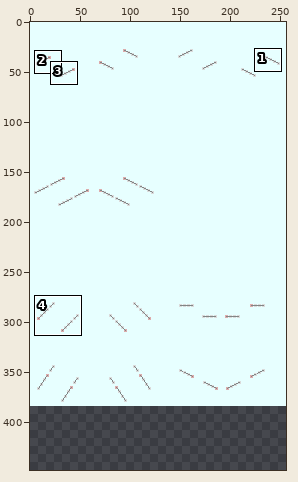
One commit to this sprite sheet: making_file/pulley_bottom_under.png. The picture above shows the old version from afar; the outline marks the close-up.
Close-up. As it was:
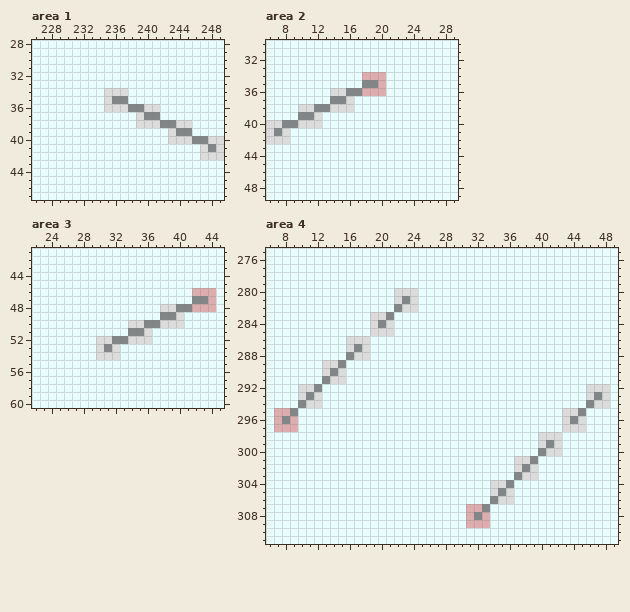
The file is 256x384 pixels. Colours within 5 levels of each other are drawn and written as one. Shown: area 1: x 226..249, y 28..47; area 2: x 6..29, y 30..49; area 3: x 22..45, y 41..60; area 4: x 6..49, y 275..311. The old version is drawn lined up with the new one, on the new canvas. The commit also changed other parts of the picture, which this record leaves out.
And afterwards:
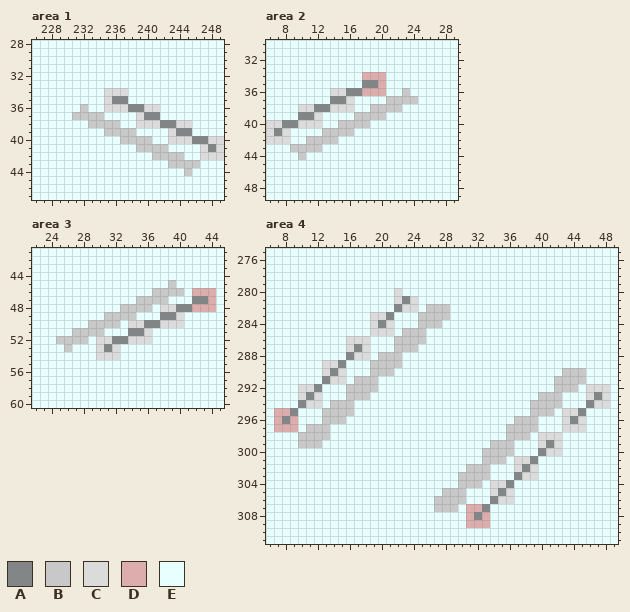
Palette (. is transparent): A #828686  B #c8c8c8  C #dbdbdb  D #ddacac  E #e7ffff
Edits made:
canvas 256x384 -> 256x448
Area 1:
y 36: x 232 E -> B
y 37: x 231..234 EEEE -> BBBB
y 38: x 233..236 EEEE -> BBBB
y 39: x 235..238 EEEE -> BBBB
y 40: x 237..240 EEEE -> BBBB
y 41: x 239..242 EEEE -> BBBB
y 42: x 241..244 EEEE -> BBBB
y 43: x 243..246 EEEE -> BBBB
y 44: x 245 E -> B
Area 2:
y 36: x 23 E -> B
y 37: x 21..24 EEEE -> BBBB
y 38: x 19..22 EEEE -> BBBB
y 39: x 17..20 EEEE -> BBBB
y 40: x 15..18 EEEE -> BBBB
y 41: x 13..16 EEEE -> BBBB
y 42: x 11..14 EEEE -> BBBB
y 43: x 9..12 EEEE -> BBBB
y 44: x 10 E -> B
Area 3:
y 45: x 39 E -> B
y 46: x 37..40 EEEE -> BBBB
y 47: x 35..38 EEEE -> BBBB
y 48: x 33..36 EEEE -> BBBB
y 49: x 31..34 EEEE -> BBBB
y 50: x 29..32 EEEE -> BBBB
y 51: x 27..30 EEEE -> BBBB
y 52: x 25..28 EEEE -> BBBB
y 53: x 26 E -> B
Area 4:
y 280: x 23..24 CC -> EE
y 282: x 26..28 EEE -> BBB
y 283: x 25..28 EEEE -> BBBB
y 284: x 25..27 EEE -> BBB
y 285: x 23..25 EEE -> BBB
y 286: x 22..25 EEEE -> BBBB
y 287: x 22..24 EEE -> BBB
y 288: x 20..22 EEE -> BBB
y 289: x 19..22 EEEE -> BBBB
y 290: x 19..21 EEE -> BBB; x 43..45 EEE -> BBB
y 291: x 17..19 EEE -> BBB; x 42..45 EEEE -> BBBB
y 292: x 16..19 EEEE -> BBBB; x 42..44 EEE -> BBB
y 293: x 16..18 EEE -> BBB; x 40..42 EEE -> BBB
y 294: x 14..16 EEE -> BBB; x 39..42 EEEE -> BBBB
y 295: x 13..16 EEEE -> BBBB; x 39..41 EEE -> BBB
y 296: x 13..15 EEE -> BBB; x 37..39 EEE -> BBB
y 297: x 11..13 EEE -> BBB; x 36..39 EEEE -> BBBB
y 298: x 10..13 EEEE -> BBBB; x 36..38 EEE -> BBB
y 299: x 10..12 EEE -> BBB; x 34..36 EEE -> BBB
y 300: x 33..36 EEEE -> BBBB
y 301: x 33..35 EEE -> BBB
y 302: x 31..33 EEE -> BBB
y 303: x 30..33 EEEE -> BBBB
y 304: x 30..32 EEE -> BBB
y 305: x 28..30 EEE -> BBB
y 306: x 27..30 EEEE -> BBBB
y 307: x 27..29 EEE -> BBB
Where, in picture pixels (left, top, right, bottom), the same in both close-ups:
changed: (72, 104, 200, 176)
changed: (290, 88, 418, 160)
changed: (56, 280, 184, 352)
changed: (298, 288, 586, 512)
